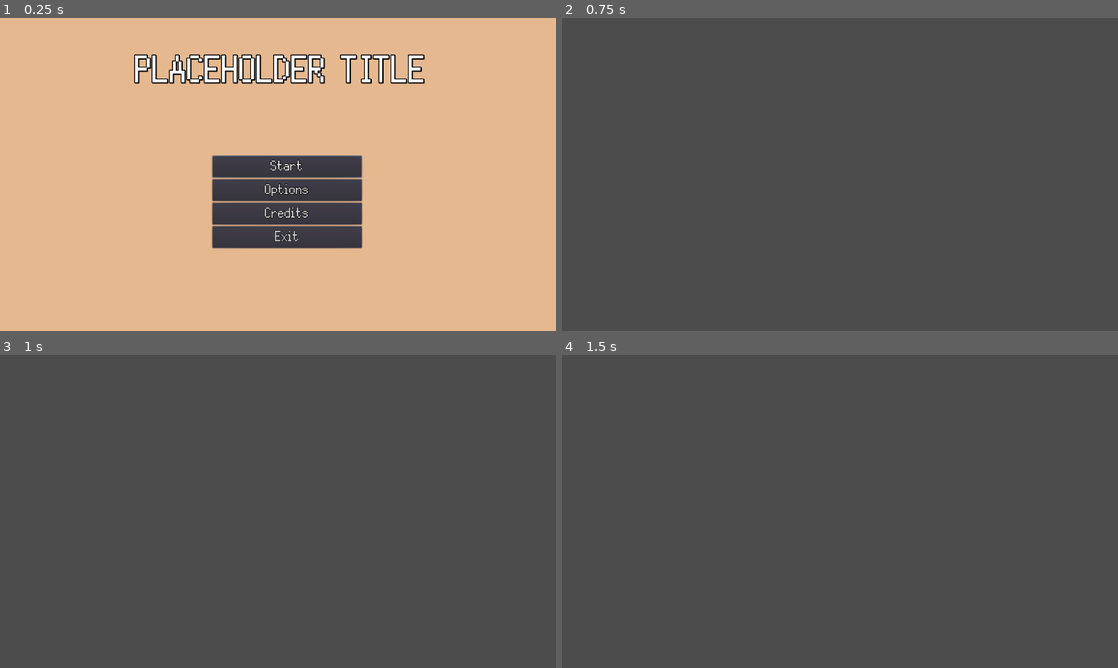
Above: before the commit, frames 1-4 (two rows, left to right).
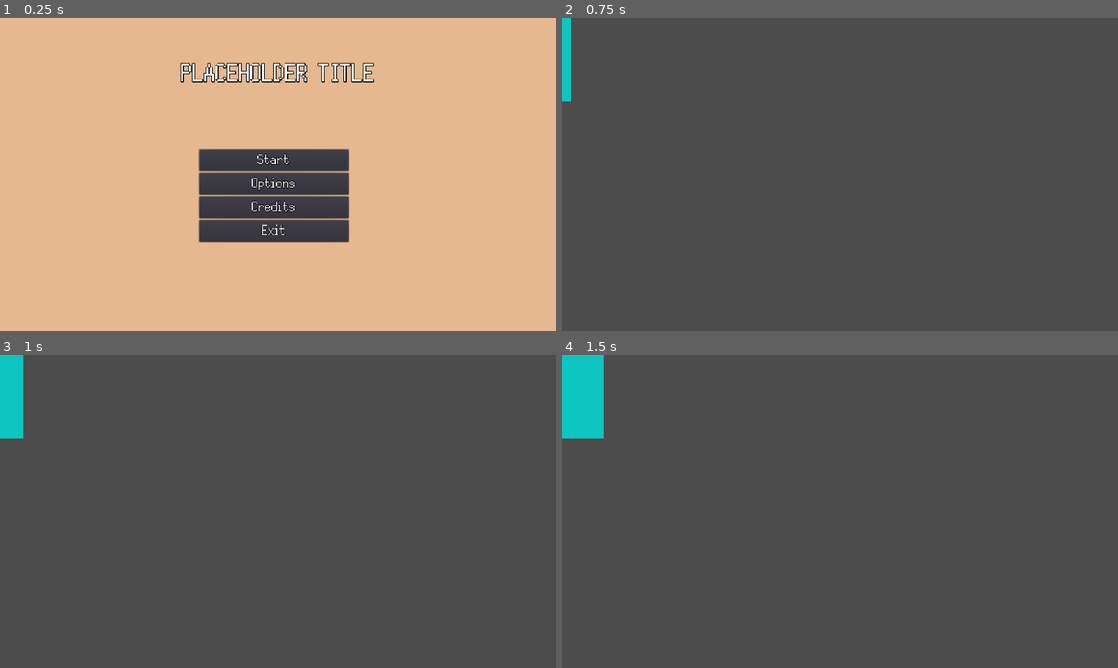
Above: after the commit, the same moments.

Repository: Bmoel/GMTK-2023
Game: Godot game, scene res://Scenes/MainMenu/main_menu.tscn
The game is run twice, just before and just after one commit, with the same random seed, the same clock (stepped at 60 frames per second) and the same inputs.
Inputs:
- Up to frame 1 (0.25 s): no input
- Up to frame 2 (0.75 s): click "Start" at 0.5 s
- Up to frame 3 (1 s): no input
- Up to frame 4 (1.5 s): tap Enter (Enter) at 1.25 s; hold Up (ui_up) from 1.28 s (still down); hold Enter (Enter) from 1.28 s (still down)

The runs differ from the first frame. In frame 1, 7.6% of the frame differs, in the area x 24-77%, y 11-74%; in frame 2, 0.4%; in frame 3, 1.1%; in frame 4, 2.0%.

Commit message:
Adjust to 1920x1080
Implement tween

Diff:
--- a/game/Scenes/Character/Character.gd
+++ b/game/Scenes/Character/Character.gd
@@ -2,6 +2,7 @@
 
 
 var _charName
+var _charID
 var _dialogueTree
 var _responseTree
 var _artPath
--- a/game/Scenes/Executive/Executive.gd
+++ b/game/Scenes/Executive/Executive.gd
@@ -10,6 +10,7 @@
 func initializeCharacters():
 	var dolores = load("res://Scenes/Character/Character.tscn").instance()
 	dolores._charName = "dolores"
+	dolores._charID = 0
 	var trees = getTrees("dolores")
 	dolores._dialogueTree = trees[0]
 	dolores._responseTree = trees[1]
@@ -20,16 +21,19 @@
 
 func playGame():
 	openSequence()
-	for character in _characters:
-		slideCharacter("left", character)
-		playDialogue(character)
+	for id in range(0, len(_characters)):
+		slideCharacter("left", id)
+		playDialogue(id)
 
 func openSequence():
 	pass
 
-func slideCharacter(direction:String, character):
+func slideCharacter(direction:String, characterID:int):
 	var tween = get_tree().create_tween()
-
+	if direction == "left":
+		tween.tween_property(_characters[characterID], "rect_position", Vector2(0,0), 0.75)
+	elif direction == "right":
+		tween.tween_property(_characters[characterID], "rect_position", Vector2(1850,0), 0.75)
 
 
 func playDialogue(character):
--- a/game/Scenes/MainMenu/main_menu.tscn
+++ b/game/Scenes/MainMenu/main_menu.tscn
@@ -13,15 +13,15 @@
 [node name="CanvasLayer" type="CanvasLayer" parent="."]
 
 [node name="background" type="ColorRect" parent="CanvasLayer"]
-margin_right = 1280.0
-margin_bottom = 720.0
+margin_right = 1920.0
+margin_bottom = 1080.0
 color = Color( 0.901961, 0.72549, 0.568627, 1 )
 
 [node name="Title" type="Label" parent="CanvasLayer"]
-margin_left = 311.0
-margin_top = 67.0
-margin_right = 981.0
-margin_bottom = 209.0
+margin_left = 593.0
+margin_top = 138.0
+margin_right = 1327.0
+margin_bottom = 280.0
 theme = SubResource( 1 )
 custom_colors/font_color = Color( 1, 1, 1, 1 )
 custom_colors/font_outline_modulate = Color( 0, 0, 0, 1 )
@@ -32,16 +32,20 @@
 valign = 1
 
 [node name="VBoxContainer" type="VBoxContainer" parent="CanvasLayer"]
-margin_left = 489.0
-margin_top = 317.0
-margin_right = 833.0
-margin_bottom = 529.0
+margin_left = 688.0
+margin_top = 453.0
+margin_right = 1032.0
+margin_bottom = 665.0
 grow_horizontal = 2
 grow_vertical = 2
+rect_scale = Vector2( 1.5, 1.50857 )
 alignment = 1
+__meta__ = {
+"_edit_group_": true
+}
 
 [node name="Start" type="Button" parent="CanvasLayer/VBoxContainer"]
-margin_right = 344.0
+margin_right = 343.0
 margin_bottom = 50.0
 focus_neighbour_top = NodePath("../Exit")
 custom_colors/font_color_disabled = Color( 1, 1, 1, 1 )
@@ -51,7 +55,7 @@
 
 [node name="Options" type="Button" parent="CanvasLayer/VBoxContainer"]
 margin_top = 54.0
-margin_right = 344.0
+margin_right = 343.0
 margin_bottom = 104.0
 custom_fonts/font = ExtResource( 2 )
 text = "Options"
@@ -59,7 +63,7 @@
 
 [node name="Credits" type="Button" parent="CanvasLayer/VBoxContainer"]
 margin_top = 108.0
-margin_right = 344.0
+margin_right = 343.0
 margin_bottom = 158.0
 custom_fonts/font = ExtResource( 2 )
 text = "Credits"
@@ -67,7 +71,7 @@
 
 [node name="Exit" type="Button" parent="CanvasLayer/VBoxContainer"]
 margin_top = 162.0
-margin_right = 344.0
+margin_right = 343.0
 margin_bottom = 212.0
 focus_neighbour_bottom = NodePath("../Start")
 custom_fonts/font = ExtResource( 2 )
--- a/game/Scenes/textBox/textBox.tscn
+++ b/game/Scenes/textBox/textBox.tscn
@@ -35,12 +35,12 @@
 custom_constants/margin_right = 0
 
 [node name="Panel" type="Panel" parent="BackContainer"]
-margin_right = 1240.0
+margin_right = 1880.0
 margin_bottom = 200.0
 custom_styles/panel = SubResource( 1 )
 
 [node name="MarginContainer" type="MarginContainer" parent="BackContainer"]
-margin_right = 1240.0
+margin_right = 1880.0
 margin_bottom = 200.0
 custom_constants/margin_right = 8
 custom_constants/margin_top = 8
@@ -50,14 +50,14 @@
 [node name="Panel" type="Panel" parent="BackContainer/MarginContainer"]
 margin_left = 8.0
 margin_top = 8.0
-margin_right = 1232.0
+margin_right = 1872.0
 margin_bottom = 192.0
 custom_styles/panel = SubResource( 2 )
 
 [node name="HBoxContainer" type="HBoxContainer" parent="BackContainer/MarginContainer"]
 margin_left = 8.0
 margin_top = 8.0
-margin_right = 1232.0
+margin_right = 1872.0
 margin_bottom = 192.0
 custom_constants/separation = 0
 
@@ -70,7 +70,7 @@
 
 [node name="Text" type="RichTextLabel" parent="BackContainer/MarginContainer/HBoxContainer"]
 margin_left = 14.0
-margin_right = 1193.0
+margin_right = 1833.0
 margin_bottom = 184.0
 size_flags_horizontal = 3
 size_flags_vertical = 3
@@ -78,9 +78,9 @@
 bbcode_enabled = true
 
 [node name="End" type="Label" parent="BackContainer/MarginContainer/HBoxContainer"]
-margin_left = 1193.0
+margin_left = 1833.0
 margin_top = 123.0
-margin_right = 1224.0
+margin_right = 1864.0
 margin_bottom = 184.0
 size_flags_vertical = 10
 custom_fonts/font = SubResource( 7 )
--- a/game/project.godot
+++ b/game/project.godot
@@ -21,8 +21,8 @@
 
 [display]
 
-window/size/width=1280
-window/size/height=720
+window/size/width=1920
+window/size/height=1080
 window/stretch/mode="viewport"
 window/stretch/aspect="keep"
 
